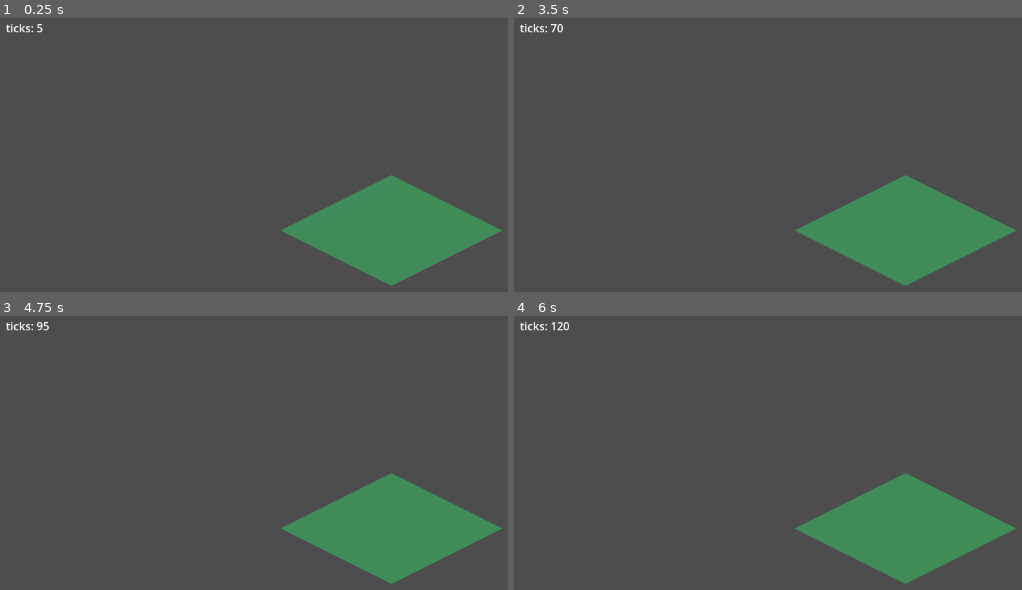
Above: before the commit, frames 1-4 (two rows, left to right).
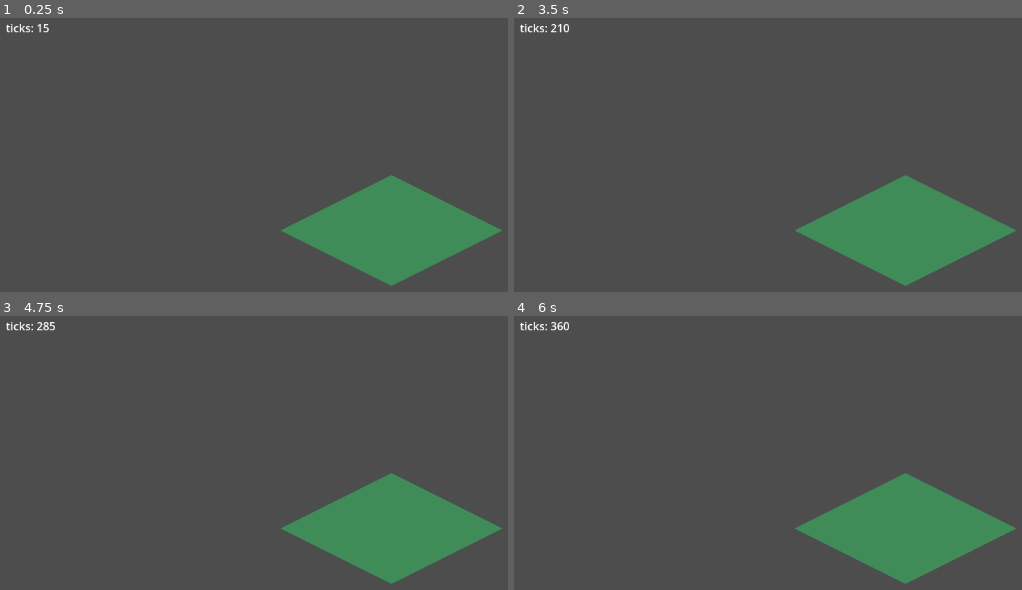
Above: after the commit, the same moments.

Repository: armoryworks/forge-factory
Game: Godot game, scene res://scenes/main.tscn
Same seed, same stepped clock (60 frames per second), same inputs: the game is played once before the commit and once after it.
Inputs:
- Up to frame 1 (0.25 s): no input
- Up to frame 2 (3.5 s): tap Enter at 0.5 s; tap Space at 1.25 s
- Up to frame 3 (4.75 s): no input
- Up to frame 4 (6 s): no input

The runs differ from the first frame. In frame 1, less than 0.1% of the frame differs, in the area x 7-10%, y 2-6%; in frame 2, less than 0.1%, in the area x 7-11%, y 2-6%; in frame 3, less than 0.1%; in frame 4, less than 0.1%.

Commit message:
Fix sim_clock tick-rate/catch-up (B16-B18) + concrete Q1 far-corner proof
sim_clock.gd:
- B16: TICK_RATE 20.0 -> 60.0, matching factory-math-v0.md §1.1 and
  recipes-v0.toml's tick_hz=60 (headless self-check re-verified: 181
  ticks vs 180.1 expected over 3.002s, PASS).
- B17: catch-up loop in _process now capped at MAX_CATCHUP_TICKS=8 per
  math spec §1.4; when the cap is hit the residual backlog stays in
  _accumulator (never zeroed) so the sim slows down under load instead
  of dropping ticks or rescaling dt (§3.1 remainder-carry guarantee).
- B18: _validate_tick_rate_against_recipes() reads recipes-v0.toml's
  [meta] tick_hz via a purpose-built single-key line scan (not a general
  TOML parser -- that's D13, still pending) and push_errors on mismatch,
  so TICK_RATE can no longer silently drift from the content data.

game/scenes/iso_depth_check.tscn + scripts/iso_depth_check.gd:
Concrete §7 Q1 (draw order) proof on iso-grid coordinates per render-review
request. Reproduces the spec's own "classic bug" verbatim: a 5x5 machine
at (0,0) and a 1x1 machine at (3,3) inside its footprint. Origin-only depth
(A=0,B=6) wrongly draws the small machine on top; far-corner depth
(A=10,B=8) correctly draws the big machine on top. Both are pure z_index,
confirming Godot implements §3's actual rule, not just the abstract gate.
ENGINE_CHECK_Q1_FARCORNER result=PASS.

Full detail in docs/inventory.md (B16, B17, B18, Q6 follow-up).

Co-Authored-By: Claude Sonnet 5 <noreply@anthropic.com>

Diff:
--- a/game/autoload/sim_clock.gd
+++ b/game/autoload/sim_clock.gd
@@ -2,17 +2,67 @@
 
 # Fixed-tick simulation clock, fully decoupled from render/frame rate.
 # Renderers/UI must only READ tick_count — never advance it.
-const TICK_RATE: float = 20.0
+#
+# TICK_RATE must match data/recipes-v0.toml's [meta] tick_hz (math spec is
+# authoritative). Validated at startup rather than just duplicated, since a
+# silent drift between the two would desync every rate/duration derived from
+# tick_hz (recipes-v0.toml header, factory-math-v0.md §1).
+const TICK_RATE: float = 60.0
 const TICK_INTERVAL: float = 1.0 / TICK_RATE
+
+# Math spec §1.4: if the sim can't hit TICK_RATE, it slows down -- it does
+# not drop ticks and does not rescale dt. So catch-up is capped per frame,
+# and the leftover backlog is left in _accumulator (never zeroed) to drain
+# across subsequent frames. Zeroing it would silently rescale dt and break
+# the §3.1 remainder-carry guarantee.
+const MAX_CATCHUP_TICKS: int = 8
 
 var tick_count: int = 0
 var _accumulator: float = 0.0
 
+func _ready() -> void:
+	_validate_tick_rate_against_recipes()
+
 func _process(delta: float) -> void:
 	_accumulator += delta
-	while _accumulator >= TICK_INTERVAL:
+	var ticks_this_frame := 0
+	while _accumulator >= TICK_INTERVAL and ticks_this_frame < MAX_CATCHUP_TICKS:
 		_accumulator -= TICK_INTERVAL
 		_advance_tick()
+		ticks_this_frame += 1
 
 func _advance_tick() -> void:
 	tick_count += 1
+
+# Purpose-built single-key scan, not a general TOML parser (Godot has none,
+# and adding a third-party one is exactly the plugin risk D4 exists to
+# avoid -- see inventory B20/D13). Reads data/recipes-v0.toml, which sits
+# one level above the Godot project root.
+func _validate_tick_rate_against_recipes() -> void:
+	var game_dir: String = ProjectSettings.globalize_path("res://")
+	var toml_path: String = (game_dir + "../data/recipes-v0.toml").simplify_path()
+	var f := FileAccess.open(toml_path, FileAccess.READ)
+	if f == null:
+		push_error("SimClock: cannot open %s to validate tick_hz (err=%d)" % [toml_path, FileAccess.get_open_error()])
+		return
+
+	var found_hz: int = -1
+	while not f.eof_reached():
+		var line: String = f.get_line()
+		var stripped: String = line.strip_edges()
+		if stripped.begins_with("tick_hz"):
+			var parts: PackedStringArray = stripped.split("=")
+			if parts.size() >= 2:
+				var value_part: String = parts[1].strip_edges()
+				var hash_idx: int = value_part.find("#")
+				if hash_idx >= 0:
+					value_part = value_part.substr(0, hash_idx).strip_edges()
+				found_hz = value_part.to_int()
+			break
+	f.close()
+
+	if found_hz == -1:
+		push_error("SimClock: tick_hz not found in %s" % toml_path)
+		return
+	if found_hz != int(TICK_RATE):
+		push_error("SimClock: TICK_RATE=%d does not match recipes-v0.toml tick_hz=%d" % [int(TICK_RATE), found_hz])
--- /dev/null
+++ b/game/scenes/iso_depth_check.tscn
@@ -0,0 +1,6 @@
+[gd_scene load_steps=2 format=3]
+
+[ext_resource type="Script" path="res://scripts/iso_depth_check.gd" id="1"]
+
+[node name="IsoDepthCheck" type="Node2D"]
+script = ExtResource("1")
--- /dev/null
+++ b/game/scripts/iso_depth_check.gd
@@ -0,0 +1,93 @@
+extends Node2D
+
+# Q1 proof (isometric-design.md §7 disqualifier #1, the hard gate): does
+# Godot give explicit per-sprite draw order sufficient to implement §3's
+# far-corner depth key -- not just origin, and not an engine-imposed order?
+#
+# Reproduces the exact "classic bug" §3 names: a big machine's ORIGIN-only
+# depth sorts it as if it were a 1x1 tile, hiding it behind something that
+# should visually be behind it. Then fixes it with the far-corner formula.
+const TILE_W := 64.0
+const TILE_H := 32.0
+const BIG := 1000.0
+const SCREEN_OFFSET := Vector2(400, 200)
+
+func _world_to_screen(x: float, y: float) -> Vector2:
+	var sx: float = (x - y) * (TILE_W / 2.0)
+	var sy: float = (x + y) * (TILE_H / 2.0)
+	return SCREEN_OFFSET + Vector2(sx, sy)
+
+func _footprint_bbox(ox: float, oy: float, w: float, h: float) -> Rect2:
+	var corners: Array[Vector2] = [
+		_world_to_screen(ox, oy),
+		_world_to_screen(ox + w, oy),
+		_world_to_screen(ox, oy + h),
+		_world_to_screen(ox + w, oy + h),
+	]
+	var min_pt: Vector2 = corners[0]
+	var max_pt: Vector2 = corners[0]
+	for pt in corners:
+		min_pt.x = min(min_pt.x, pt.x)
+		min_pt.y = min(min_pt.y, pt.y)
+		max_pt.x = max(max_pt.x, pt.x)
+		max_pt.y = max(max_pt.y, pt.y)
+	return Rect2(min_pt, max_pt - min_pt)
+
+func _depth_far_corner(ox: float, oy: float, w: float, h: float, z: float = 0.0) -> float:
+	return (ox + w) + (oy + h) + z * BIG
+
+func _depth_origin_only(ox: float, oy: float) -> float:
+	return ox + oy
+
+func _color_close(a: Color, b: Color, eps: float = 0.05) -> bool:
+	return abs(a.r - b.r) < eps and abs(a.g - b.g) < eps and abs(a.b - b.b) < eps
+
+func _ready() -> void:
+	await get_tree().process_frame
+	await get_tree().process_frame
+
+	# A: big 5x5 machine at (0,0). B: small 1x1 machine at (3,3), fully
+	# inside A's footprint -- A should visually occlude B there.
+	var a_bbox := _footprint_bbox(0, 0, 5, 5)
+	var b_bbox := _footprint_bbox(3, 3, 1, 1)
+
+	var a_rect := ColorRect.new()
+	a_rect.color = Color(1, 0, 0) # red = A (the big machine)
+	a_rect.position = a_bbox.position
+	a_rect.size = a_bbox.size
+	add_child(a_rect)
+
+	var b_rect := ColorRect.new()
+	b_rect.color = Color(0, 1, 0) # green = B (the small machine)
+	b_rect.position = b_bbox.position
+	b_rect.size = b_bbox.size
+	add_child(b_rect)
+
+	var sample_screen := _world_to_screen(3.5, 3.5) # inside both footprints
+	var sx := int(round(sample_screen.x))
+	var sy := int(round(sample_screen.y))
+
+	# --- Naive origin-only sort (the classic bug §3 warns about) ---
+	a_rect.z_index = int(_depth_origin_only(0, 0)) # 0
+	b_rect.z_index = int(_depth_origin_only(3, 3)) # 6
+	await get_tree().process_frame
+	await get_tree().process_frame
+	var img_naive := get_viewport().get_texture().get_image()
+	var color_naive := img_naive.get_pixel(sx, sy)
+
+	# --- Correct far-corner sort (spec §3) ---
+	a_rect.z_index = int(_depth_far_corner(0, 0, 5, 5)) # 10
+	b_rect.z_index = int(_depth_far_corner(3, 3, 1, 1)) # 8
+	await get_tree().process_frame
+	await get_tree().process_frame
+	var img_correct := get_viewport().get_texture().get_image()
+	var color_correct := img_correct.get_pixel(sx, sy)
+
+	var naive_is_green: bool = _color_close(color_naive, Color(0, 1, 0)) # bug reproduced
+	var correct_is_red: bool = _color_close(color_correct, Color(1, 0, 0)) # bug fixed
+	var pass_: bool = naive_is_green and correct_is_red
+
+	print("ENGINE_CHECK_Q1_FARCORNER result=%s naive_top=%s correct_top=%s bug_reproduced=%s bug_fixed=%s" % [
+		"PASS" if pass_ else "FAIL", color_naive, color_correct, naive_is_green, correct_is_red,
+	])
+	get_tree().quit(0 if pass_ else 1)
Not shown, changed: docs/inventory.md
